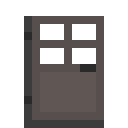
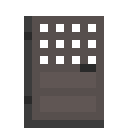
Layered file, before and after one edit (128x128). Changes by layer:
painted on "oak_door.png" over box(40, 24, 96, 96)
